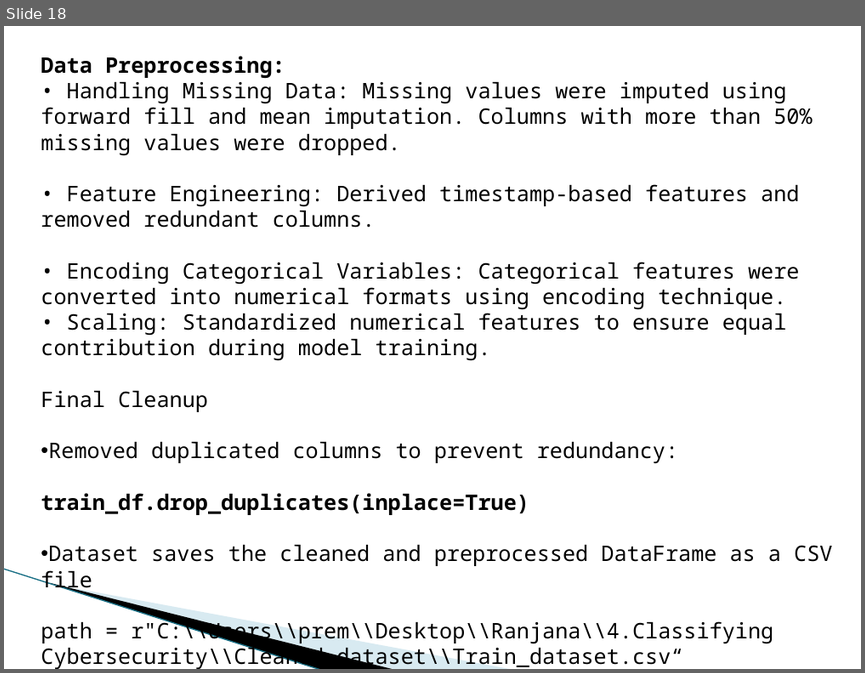
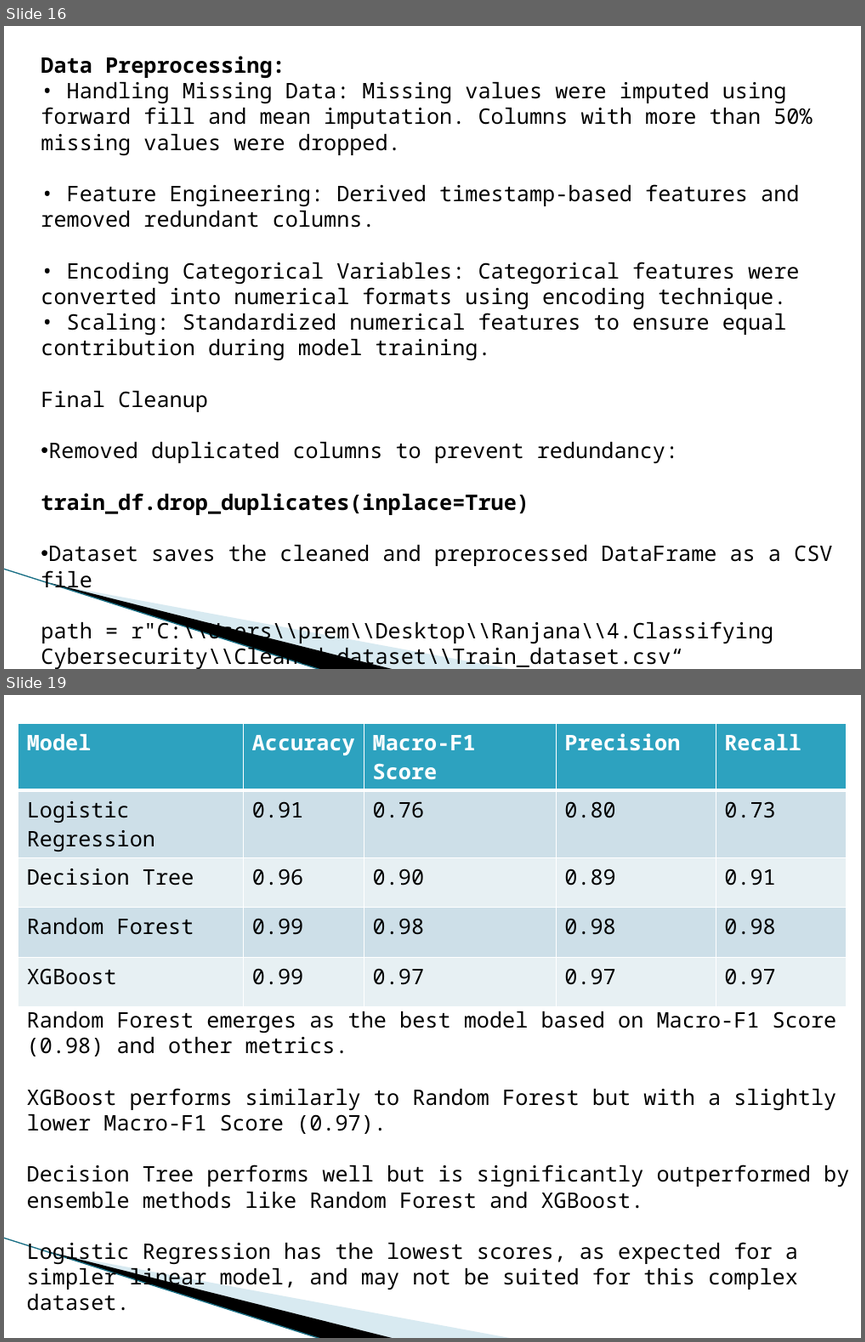
Before and after one commit to Ranjana1207/Classifying-Cyber-security-Incidents-with-Machine-Learning, a slide deck: 4 Microsoft -Classifying Cybersecurity Incidents.pptx. Shown one above the other, each under a label of ours: slide 18 before the commit, slides 16 and 19 after it; the slides between them are not shown. The pictures are 865x673 and 865x1342 pixels, drawn with LibreOffice and Linux fonts; fonts in the diff are those of the drawing; background and template pictures are left out. Boxes give left, top, right and bottom in pixels: in the first picture for what was removed or moved away, otherwise in the second. Text is boxed around its words. In the diff, an @@ line names an element or a change of style, - is before the commit and + after.

```diff
--- a/4 Microsoft -Classifying Cybersecurity Incidents.pptx
+++ b/4 Microsoft -Classifying Cybersecurity Incidents.pptx
@@ slide 19 added at (4, 695, 861, 1338), background #FFFFFF; not listed: 3 template elements that a slide beside it also shows @@
@@ table added at (18, 723, 848, 990), 5 rows, 5 columns @@
+Model | Accuracy | Macro-F1 Score | Precision | Recall
+Logistic Regression | 0.91 | 0.76 | 0.80 | 0.73
+Decision Tree | 0.96 | 0.90 | 0.89 | 0.91
+Random Forest | 0.99 | 0.98 | 0.98 | 0.98
+XGBoost | 0.99 | 0.97 | 0.97 | 0.97
@@ text added at (27, 1011, 849, 1290), 18 pt, text #000000 @@
+Random Forest emerges as the best model based on Macro-F1 Score (0.98) and other metrics.
+XGBoost performs similarly to Random Forest but with a slightly lower Macro-F1 Score (0.97).
+Decision Tree performs well but is significantly outperformed by ensemble methods like Random Forest and XGBoost.
+Logistic Regression has the lowest scores, as expected for a simpler linear model, and may not be suited for this complex dataset.
@@ what was slide 18 is now slide 16 @@
```
Also in this commit, not shown: 2 slides changed, 2 other slides added, 2 slides removed.
